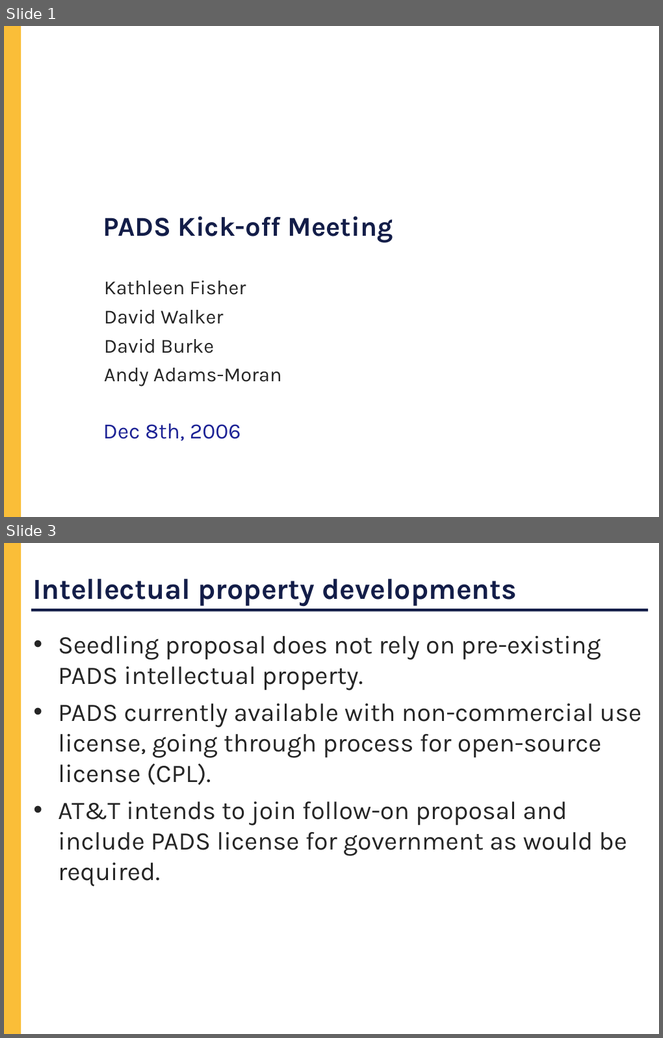
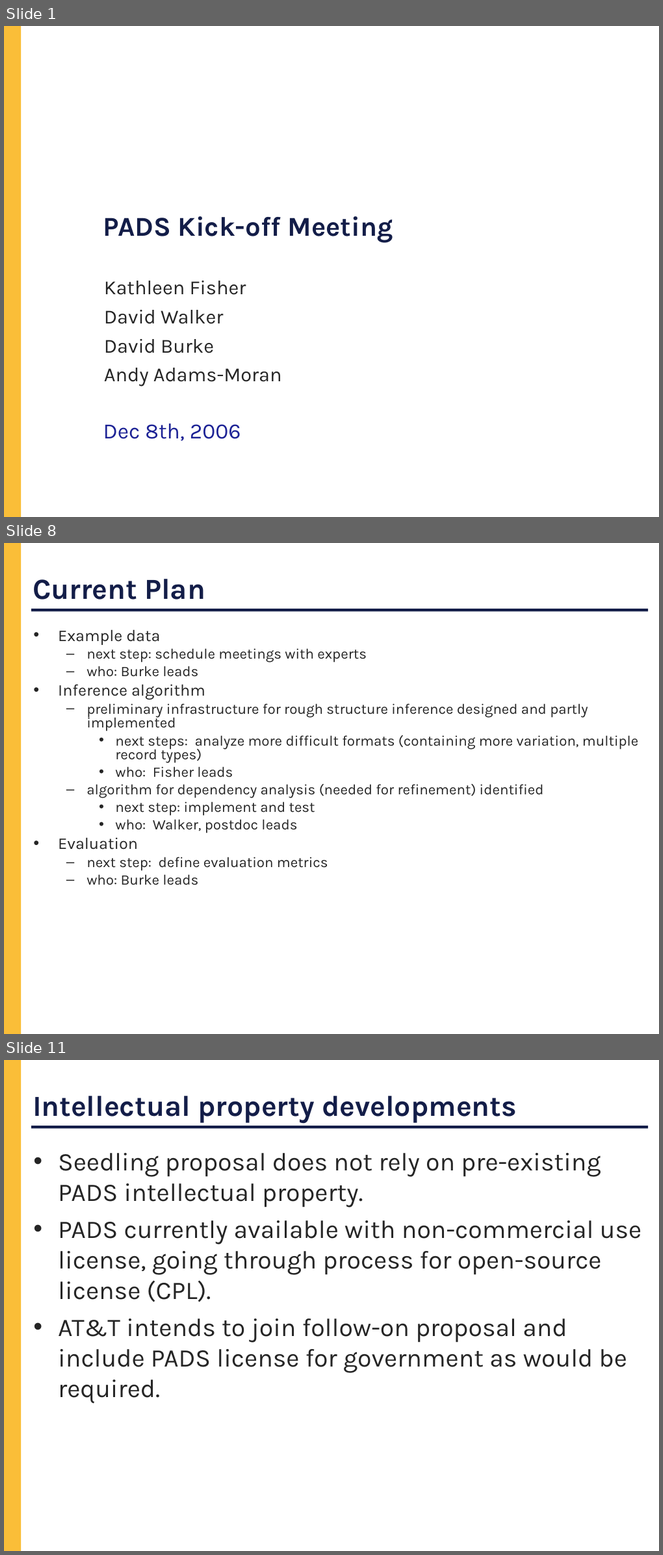
Before and after one commit to cornell-pl/forest, a slide deck: pads/Notes/DARPA/Kickoff.ppt. Shown one above the other, each under a label of ours: slides 1 and 3 before the commit, slides 1, 8 and 11 after it; the slides between them are not shown. The pictures are 663x1038 and 663x1555 pixels, drawn with LibreOffice and Linux fonts; fonts in the diff are those of the drawing; background and template pictures are left out. Boxes give left, top, right and bottom in pixels: in the first picture for what was removed or moved away, otherwise in the second. Text is boxed around its words. In the diff, an @@ line names an element or a change of style, - is before the commit and + after.

```diff
--- a/pads/Notes/DARPA/Kickoff.ppt
+++ b/pads/Notes/DARPA/Kickoff.ppt
@@ slide 8 added at (x1=4, y1=543, x2=659, y2=1034), background #FFFFFF; not listed: 2 template elements that a slide beside it also shows @@
@@ title added at (x1=33, y1=579, x2=206, y2=600), 32 pt, text #131D48, bold @@
+Current Plan
@@ text added at (x1=58, y1=629, x2=639, y2=886), 16 pt, text #252525 @@
+• Example data
+  – next step: schedule meetings with experts
+  – who: Burke leads
+• Inference algorithm
+  – preliminary infrastructure for rough structure inference designed and partly implemented
+    • next steps: analyze more difficult formats (containing more variation, multiple record types)
+    • who: Fisher leads
+  – algorithm for dependency analysis (needed for refinement) identified
+    • next step: implement and test
+    • who: Walker, postdoc leads
+• Evaluation
+  – next step: define evaluation metrics
+  – who: Burke leads
@@ what was slide 3 is now slide 11 @@
```
Also in this commit, not shown: 9 other slides added, 1 slide removed.
